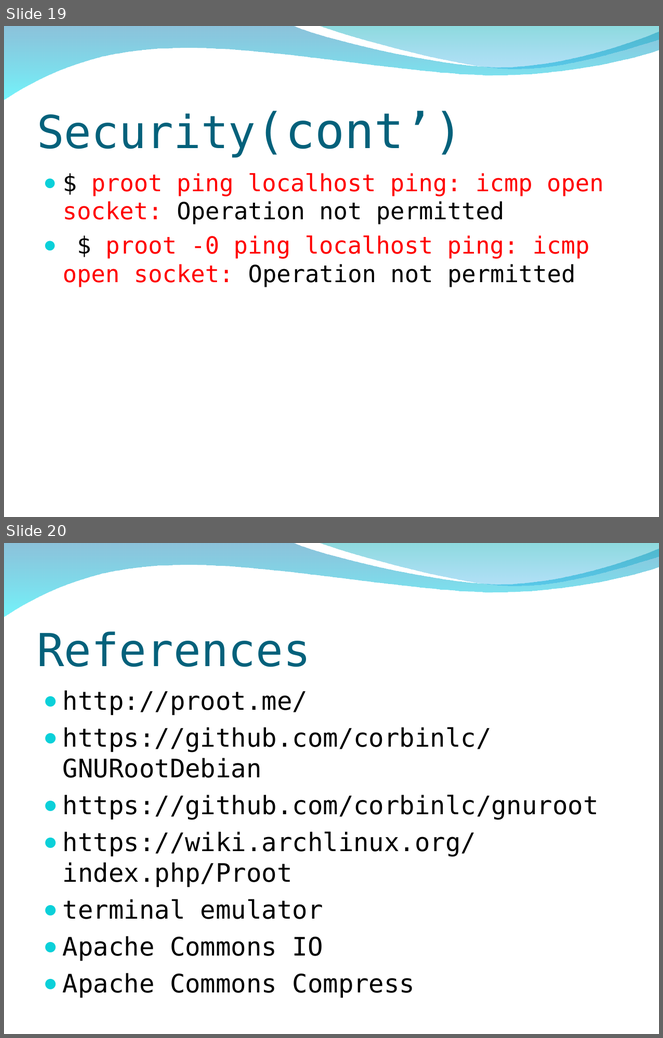
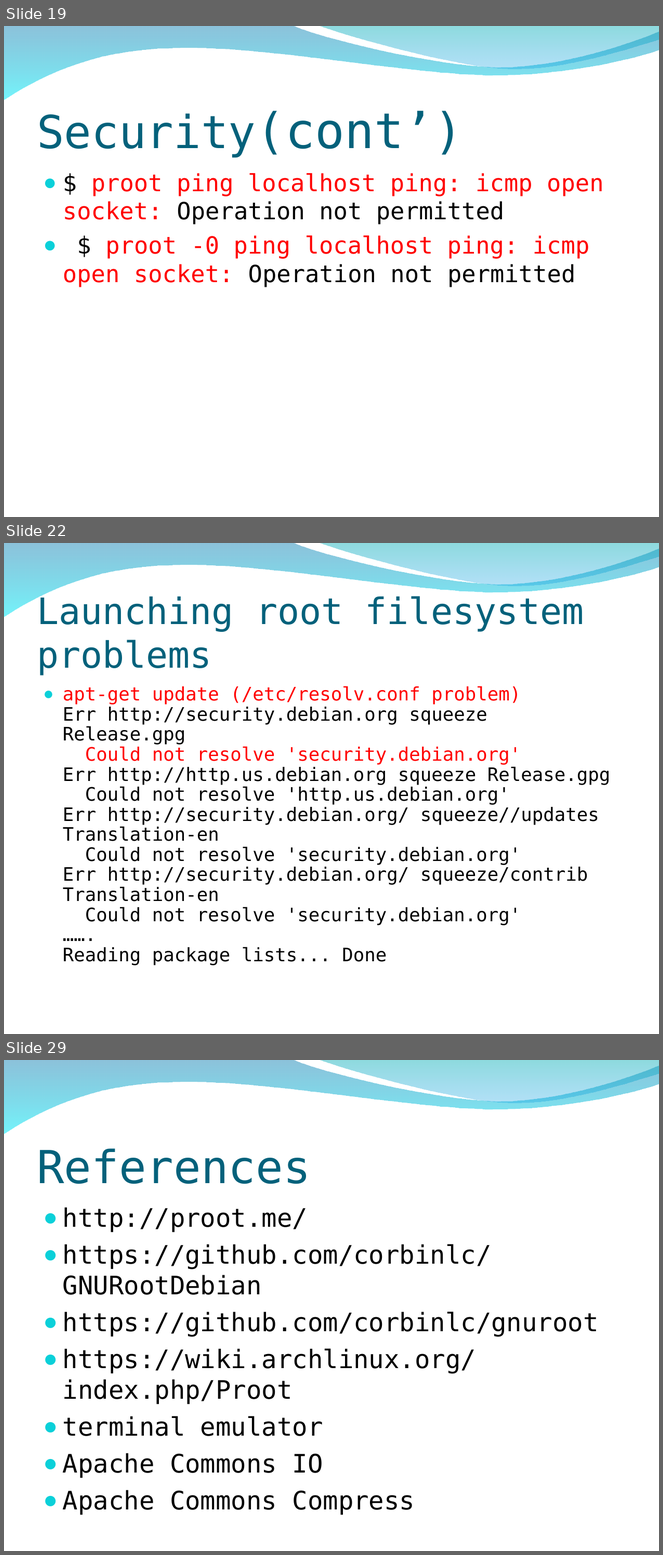
Before and after one commit to peter279k/regular_meeting, a slide deck: Proot.ppt. Shown one above the other, each under a label of ours: slides 19 and 20 before the commit, slides 19, 22 and 29 after it; the slides between them are not shown. The pictures are 663x1038 and 663x1555 pixels, drawn with LibreOffice and Linux fonts; fonts in the diff are those of the drawing; background and template pictures are left out. Boxes give left, top, right and bottom in pixels: in the first picture for what was removed or moved away, otherwise in the second. Text is boxed around its words. In the diff, an @@ line names an element or a change of style, - is before the commit and + after.

Commit message:
add launch root filesystem problems and solution

```diff
--- a/Proot.ppt
+++ b/Proot.ppt
@@ slide 22 added at [4, 543, 659, 1034], background picture (left out); not listed: 2 template elements that a slide beside it also shows @@
@@ title added at [37, 595, 584, 676], 40 pt, text #04617B @@
+Launching root filesystem problems
@@ text added at [63, 686, 611, 966], 20.4 pt, text #000000 @@
+● apt-get update (/etc/resolv.conf problem)
+  Err http://security.debian.org squeeze Release.gpg
+  Could not resolve 'security.debian.org'
+  Err http://http.us.debian.org squeeze Release.gpg
+  Could not resolve 'http.us.debian.org'
+  Err http://security.debian.org/ squeeze//updates Translation-en
+  Could not resolve 'security.debian.org'
+  Err http://security.debian.org/ squeeze/contrib Translation-en
+  Could not resolve 'security.debian.org'
+  …….
+  Reading package lists... Done
@@ what was slide 20 is now slide 29 @@
```
Also in this commit, not shown: 2 slides changed, 8 other slides added.
